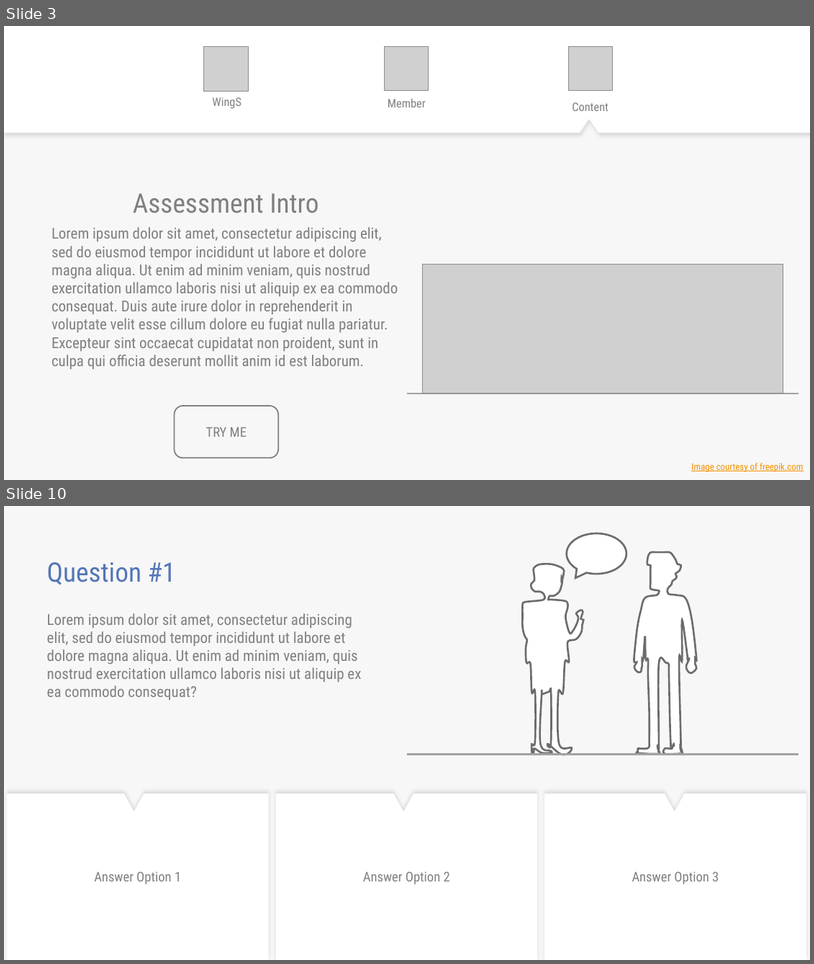
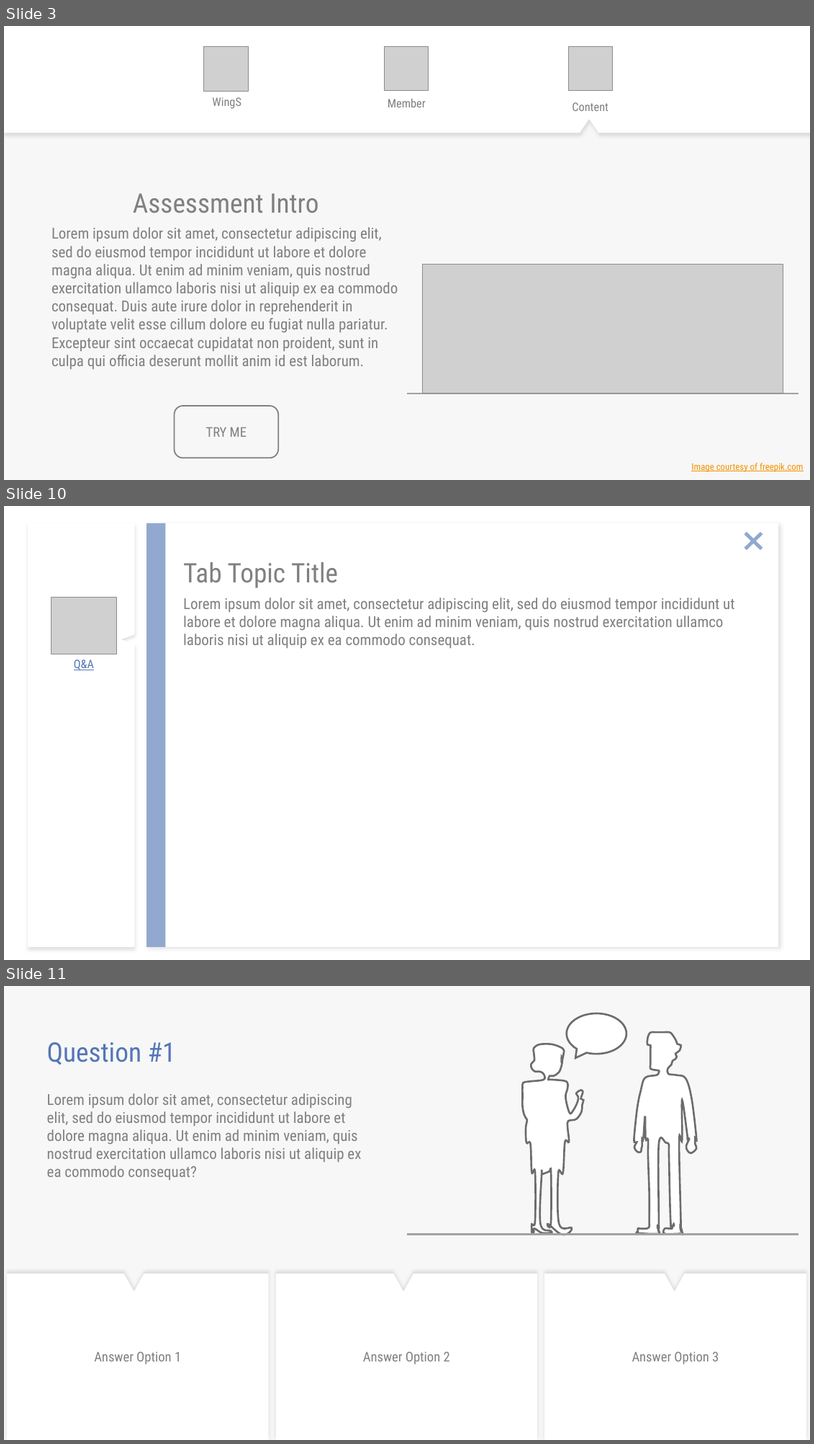
Before and after one commit to sangnvus/201609JS01, a slide deck: WIP/Users/NGHIADTSE03220/WingS_Slide_v1.0.pptx. Shown one above the other, each under a label of ours: slides 3 and 10 before the commit, slides 3, 10 and 11 after it; the slides between them are not shown. The pictures are 814x964 and 814x1444 pixels, drawn with LibreOffice and Linux fonts; fonts in the diff are those of the drawing; grey boxes stand for pictures. Boxes give left, top, right and bottom in pixels: in the first picture for what was removed or moved away, otherwise in the second. Text is boxed around its words. In the diff, an @@ line names an element or a change of style, - is before the commit and + after.

Commit message:
update slide

```diff
--- a/WIP/Users/NGHIADTSE03220/WingS_Slide_v1.0.pptx
+++ b/WIP/Users/NGHIADTSE03220/WingS_Slide_v1.0.pptx
@@ slide 10 added at (4, 506, 810, 960), background #FFFFFF @@
@@ freeform shape added at (28, 523, 135, 947), fill #FFFFFF @@
@@ rectangle added at (147, 523, 779, 947), fill #FFFFFF @@
@@ rectangle added at (147, 523, 165, 947), fill #92A8D1 @@
@@ cross added at (738, 526, 770, 556), fill #92A8D1 @@
@@ text added at (183, 562, 338, 588), 32 pt, text #808080 @@
+Tab Topic Title
@@ picture added at (52, 597, 117, 654) @@
@@ text added at (183, 597, 735, 648), 18 pt, text #808080 @@
+Lorem ipsum dolor sit amet, consectetur adipiscing elit, sed do eiusmod tempor incididunt ut labore et dolore magna aliqua. Ut enim ad minim veniam, quis nostrud exercitation ullamco laboris nisi ut aliquip ex ea commodo consequat.
@@ text added at (74, 659, 94, 670), 14 pt, text #5476B7, underline @@
+Q&A
@@ what was slide 10 is now slide 11 @@
```
Also in this commit, not shown: 6 slides changed.
